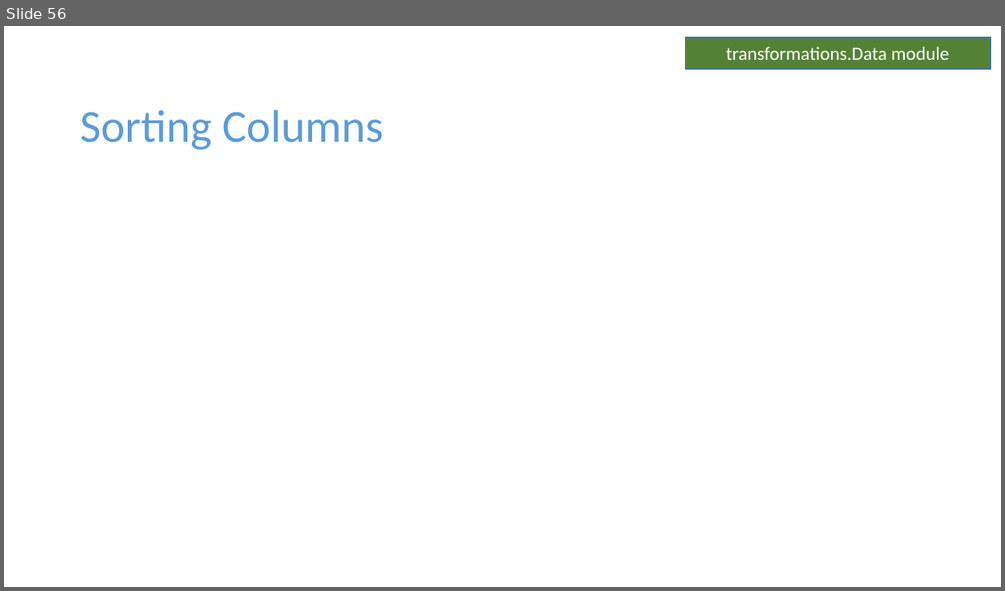
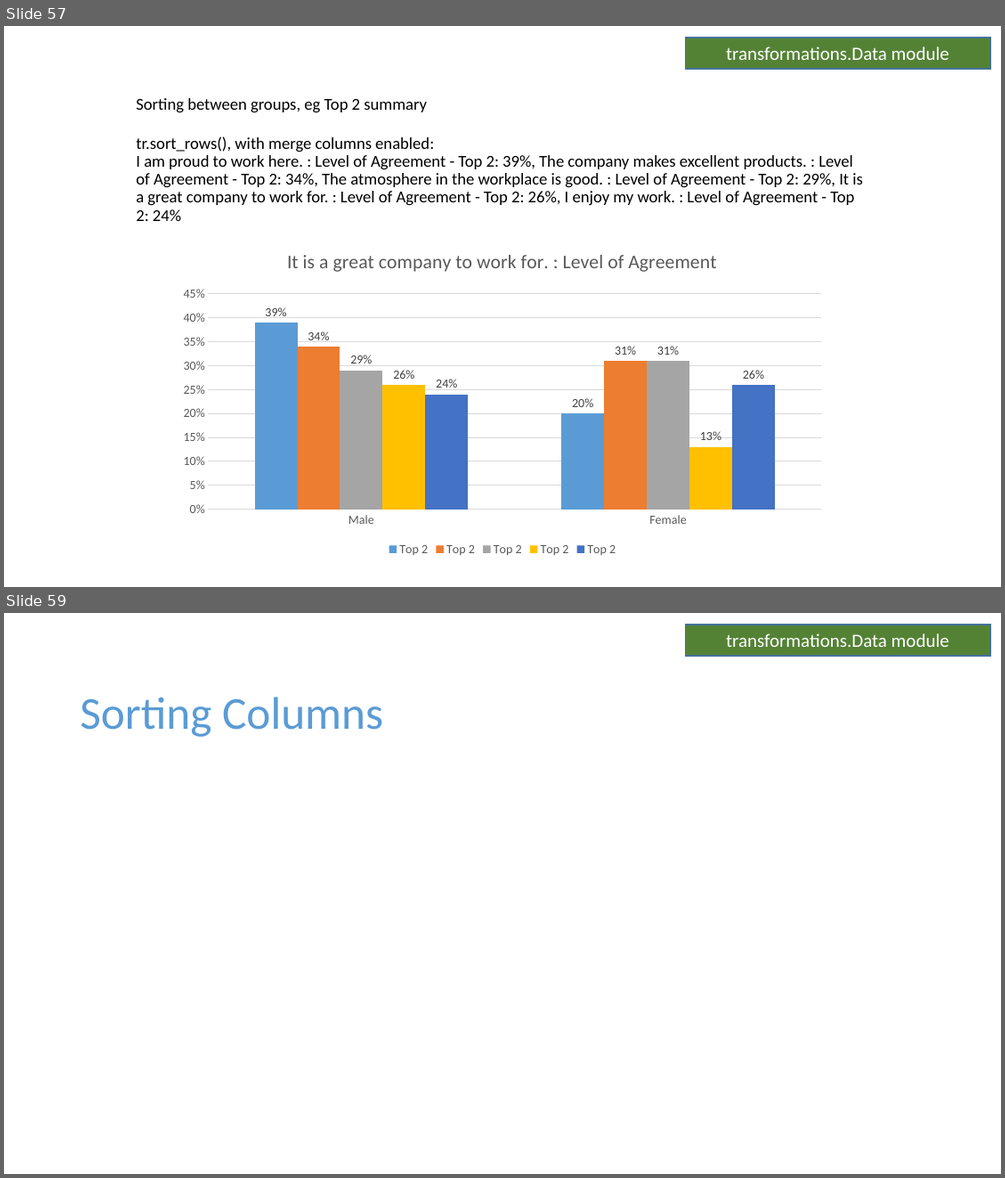
Before and after one commit to Collette-Curson/forgetdata_Slides_modules, a slide deck: Scripts/test_manual_transformations.pptx. Shown one above the other, each under a label of ours: slide 56 before the commit, slides 57 and 59 after it; the slides between them are not shown. The pictures are 1005x591 and 1005x1178 pixels, drawn with LibreOffice and Linux fonts; fonts in the diff are those of the drawing. Boxes give left, top, right and bottom in pixels: in the first picture for what was removed or moved away, otherwise in the second. Text is boxed around its words. In the diff, an @@ line names an element or a change of style, - is before the commit and + after.

Commit message:
Update to include additional sorting examples with selections from multiple tables

```diff
--- a/Scripts/test_manual_transformations.pptx
+++ b/Scripts/test_manual_transformations.pptx
@@ slide 57 added at (x1=4, y1=26, x2=1001, y2=587), background #FFFFFF @@
@@ rectangle added at (x1=685, y1=38, x2=990, y2=69), fill #548235, outline #43739E 1 pt, 18 pt, text #FFFFFF @@
+transformations.Data module
@@ title added at (x1=136, y1=98, x2=863, y2=221), 16 pt, text #000000 @@
+Sorting between groups, eg Top 2 summary
+tr.sort_rows(), with merge columns enabled:
+I am proud to work here. : Level of Agreement - Top 2: 39%, The company makes excellent products. : Level of Agreement - Top 2: 34%, The atmosphere in the workplace is good. : Level of Agreement - Top 2: 29%, It is a great company to work for. : Level of Agreement - Top 2: 26%, I enjoy my work. : Level of Agreement - Top 2: 24%
@@ column chart added at (x1=170, y1=234, x2=834, y2=560) @@
+title "It is a great company to work for. : Level of Agreement "
+categories: Male, Female
+Top 2: 0.39, 0.2
+Top 2: 0.34, 0.31
+Top 2: 0.29, 0.31
+Top 2: 0.26, 0.13
+Top 2: 0.24, 0.26
@@ what was slide 56 is now slide 59 @@
```
Also in this commit, not shown: 11 slides changed, 5 other slides added.
